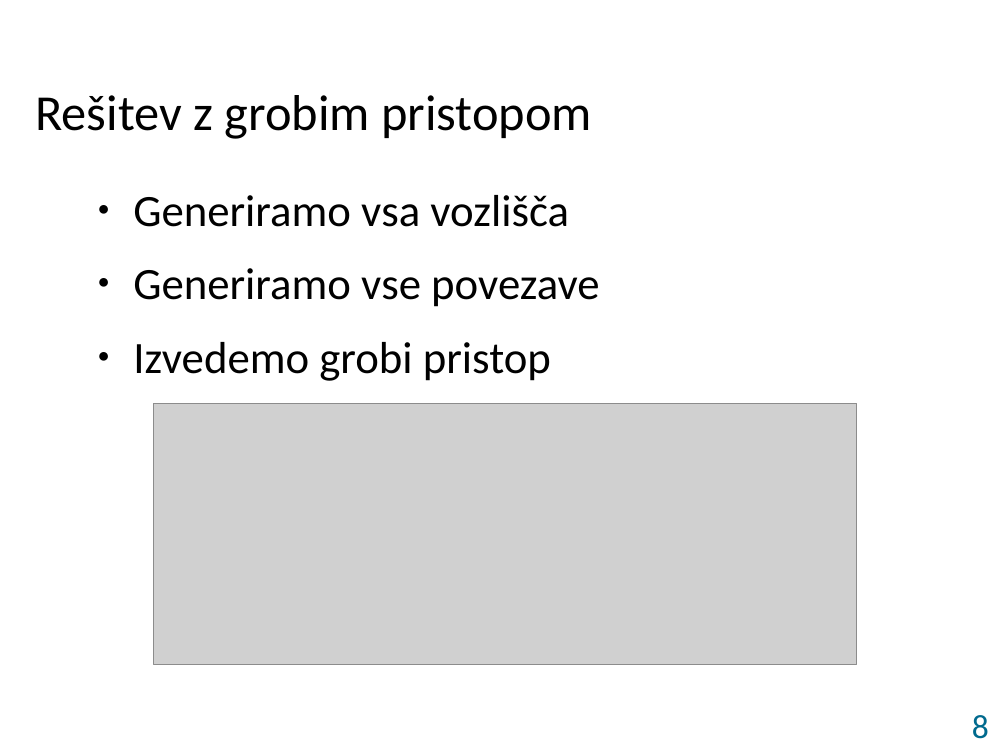
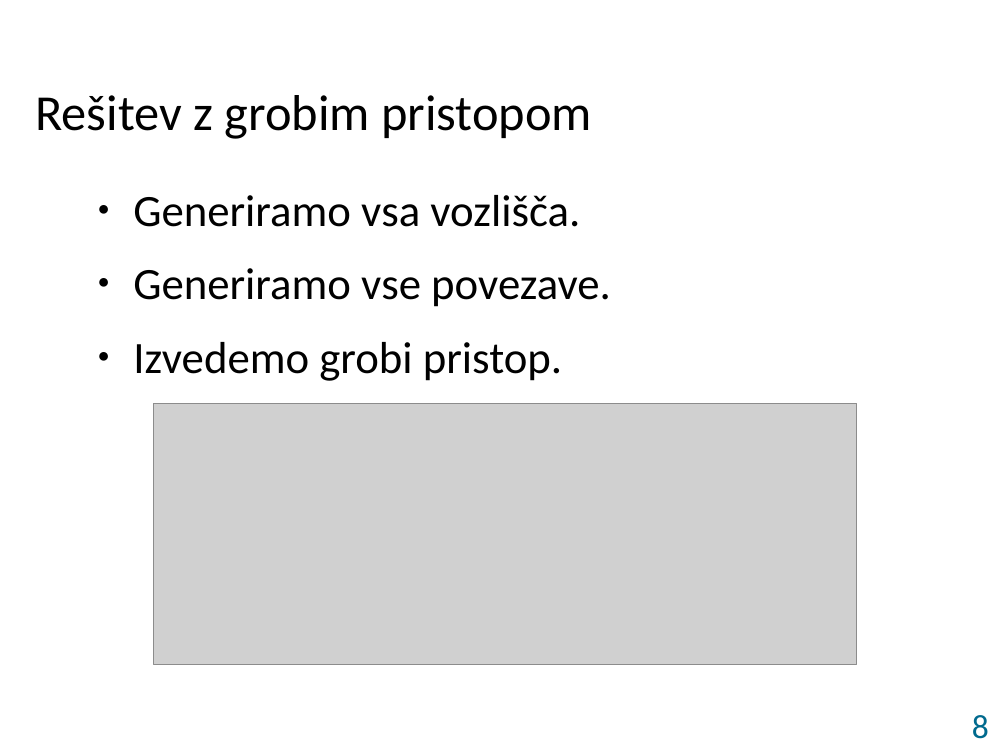
Before and after one commit to david-slatinek/d22, a slide deck: slide 8 of documents/presentation.odp. Drawn at 1008x756 pixels with LibreOffice and Linux fonts; fonts in the diff are those of the drawing; grey boxes stand for pictures; background and template pictures are left out. Boxes give left, top, right and bottom in pixels: in the first picture for what was removed or moved away, otherwise in the second. Text is boxed around its words. In the diff, an @@ line names an element or a change of style, - is before the commit and + after.

Commit message:
Update presentation

```diff
--- a/documents/presentation.odp
+++ b/documents/presentation.odp
@@ text at (133,195,611,381): text changed @@
-● Generiramo vsa vozlišča
-● Generiramo vse povezave
-● Izvedemo grobi pristop
+● Generiramo vsa vozlišča.
+● Generiramo vse povezave.
+● Izvedemo grobi pristop.
```
Also in this commit, not shown: 1 other slide changed, 3 other files.
